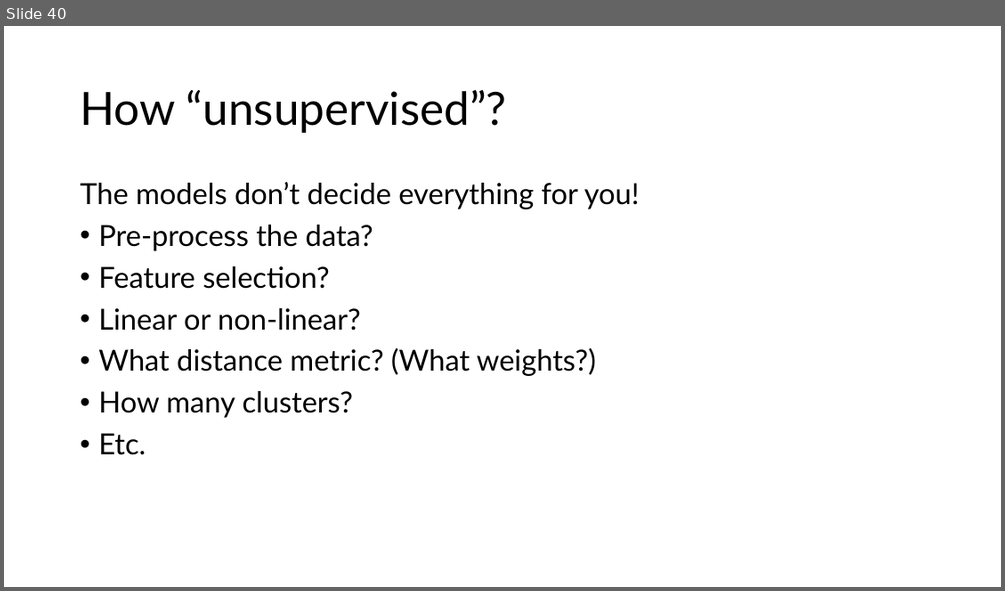
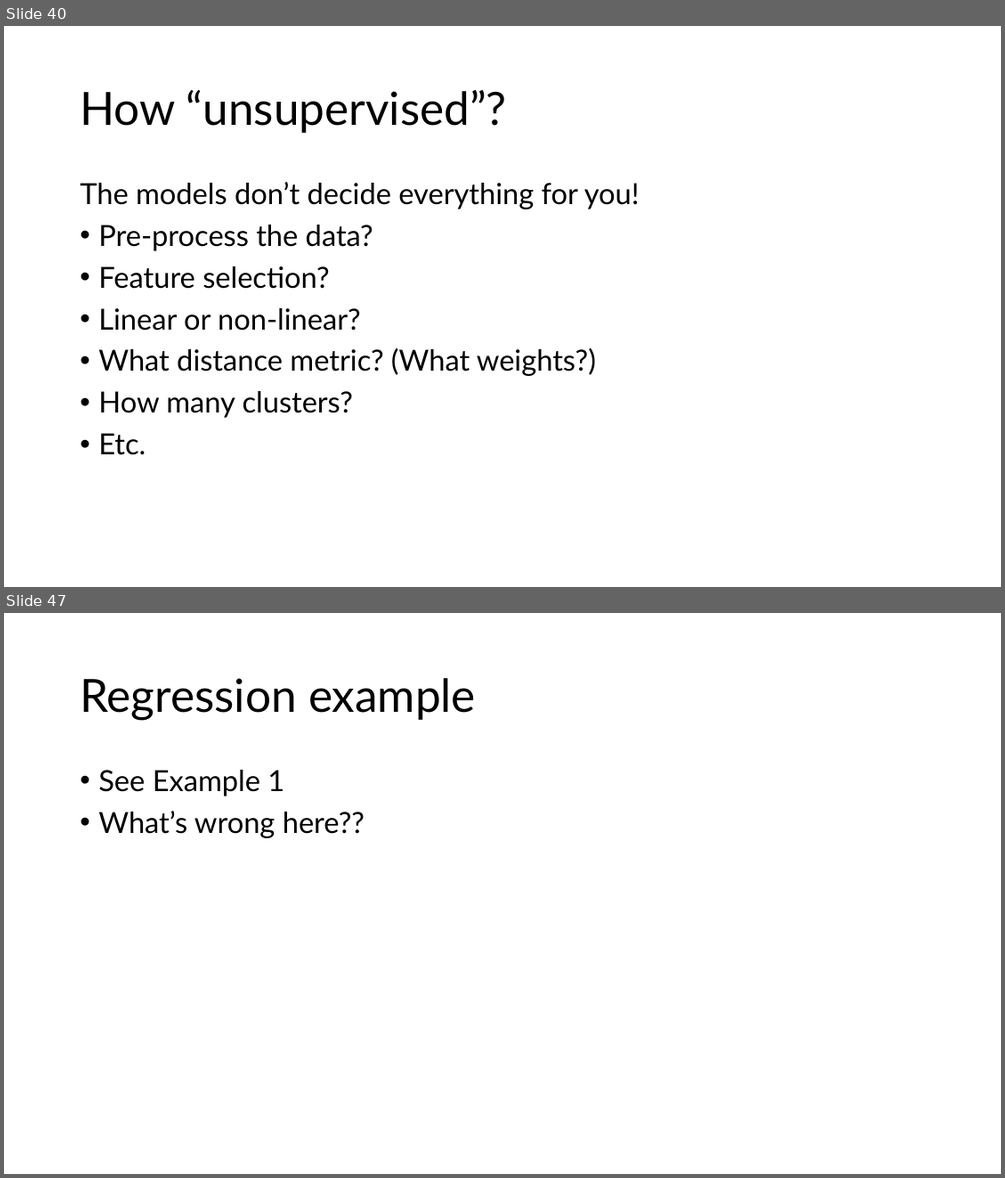
Before and after one commit to jmc108/hugen2073-textbook, a slide deck: lecture_slides/11_machine_learning/11_machine_learning.pptx. Shown one above the other, each under a label of ours: slide 40 before the commit, slides 40 and 47 after it; the slides between them are not shown. The pictures are 1005x591 and 1005x1178 pixels, drawn with LibreOffice and Linux fonts; fonts in the diff are those of the drawing. Boxes give left, top, right and bottom in pixels: in the first picture for what was removed or moved away, otherwise in the second. Text is boxed around its words. In the diff, an @@ line names an element or a change of style, - is before the commit and + after.

```diff
--- a/lecture_slides/11_machine_learning/11_machine_learning.pptx
+++ b/lecture_slides/11_machine_learning/11_machine_learning.pptx
@@ slide 47 added at <box>4,613,1001,1174</box>, background #FFFFFF @@
@@ title added at <box>80,678,476,720</box>, 44 pt, text #000000 @@
+Regression example
@@ text added at <box>98,770,364,838</box>, 28 pt, text #000000 @@
+• See Example 1
+• What’s wrong here??
```
Also in this commit, not shown: 16 other slides added, 4 other files.
